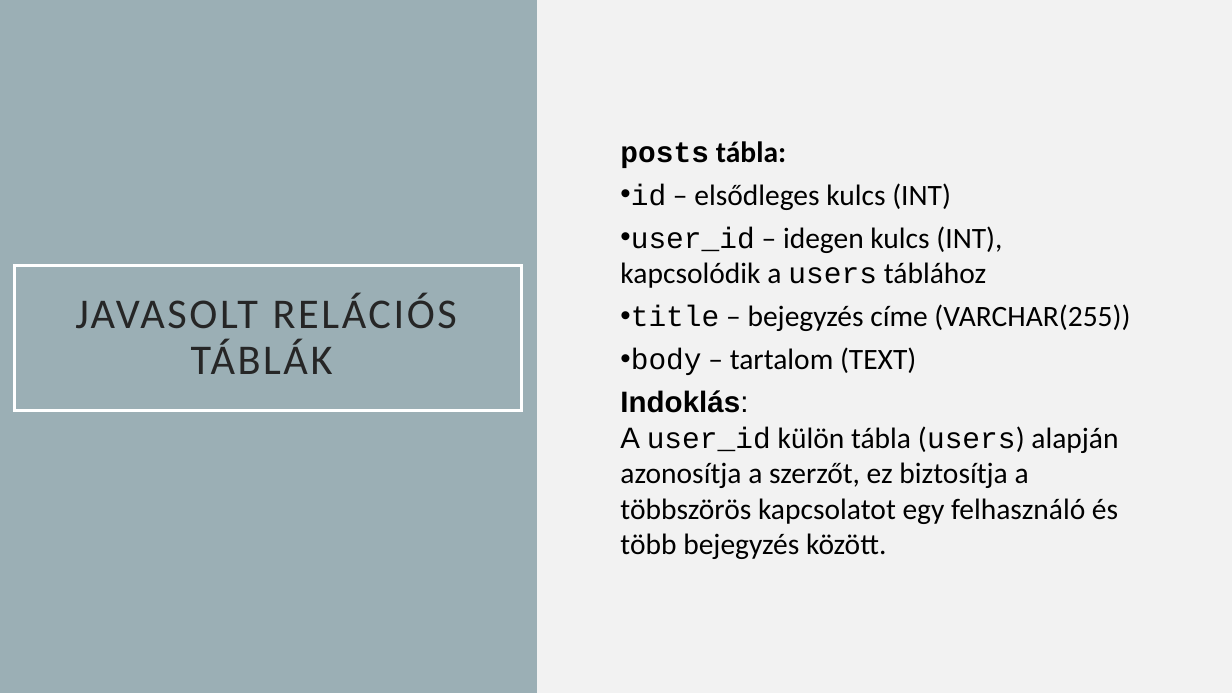
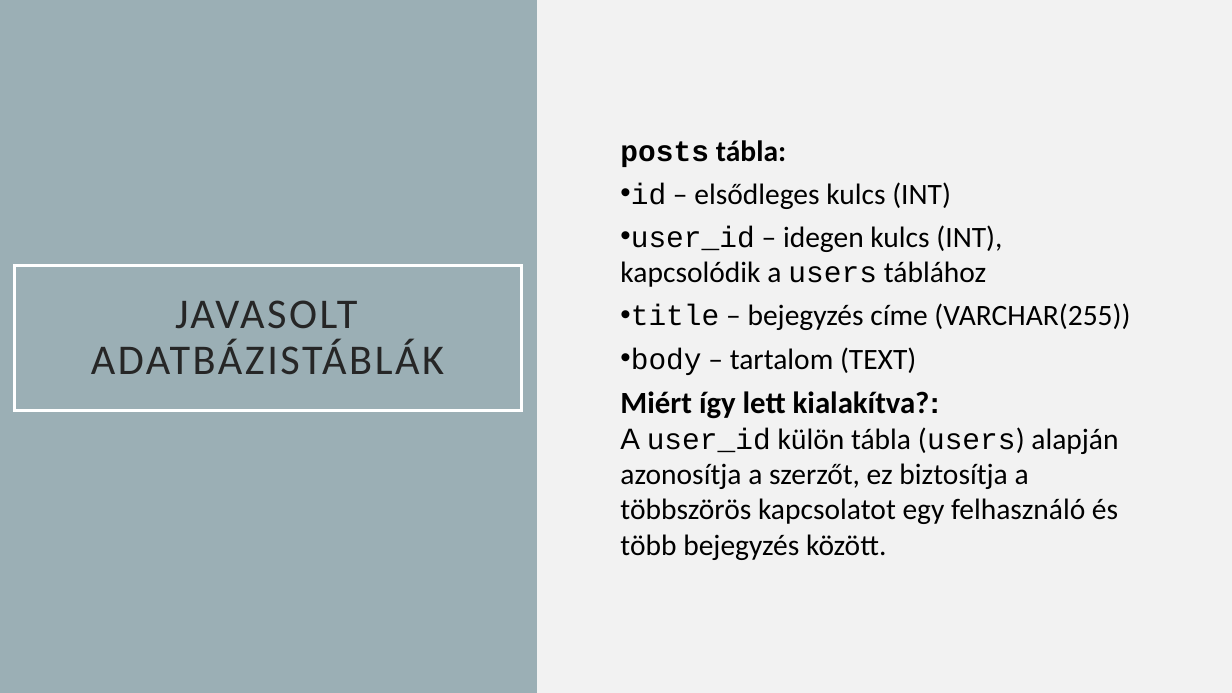
Before and after one commit to Robinhood0123/TothRobert-05-16, a slide deck: slide 4 of .PPT/REST API.pptx. Drawn at 1232x693 pixels with LibreOffice and Linux fonts; fonts in the diff are those of the drawing. Boxes give left, top, right and bottom in pixels: in the first picture for what was removed or moved away, otherwise in the second. Text is boxed around its words. In the diff, an @@ line names an element or a change of style, - is before the commit and + after.

```diff
--- a/.PPT/REST API.pptx
+++ b/.PPT/REST API.pptx
@@ title at [91, 300, 444, 374]: text changed @@
-JAVASOLT RELÁCIÓS TÁBLÁK
+JAVASOLT ADATBÁZISTÁBLÁK
@@ text at [620, 391, 1118, 560]: text changed @@
-Indoklás:
-A user_id külön tábla (users) alapján azonosítja a szerzőt, ez biztosítja a többszörös kapcsolatot egy felhasználó és több bejegyzés között.
+Miért így lett kialakítva?:
+A user_id külön tábla (users) alapján azonosítja a szerzőt, ez biztosítja a többszörös kapcsolatot egy felhasználó és több bejegyzés között.
```
